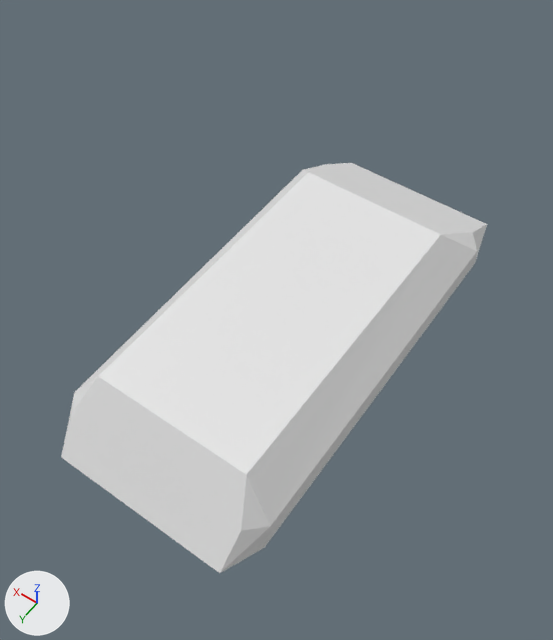
A saved change to the glTF model Resources/Models/TankT34/t34.glb.
Rendered twice from a 50 mm lens placed at (-3.01, 4.95, 7.13), pointed at (0.28, 0.34, -0.11). The lights are fixed; the arrows at lower left show +X, +Y and +Z. The first picture is the older version.

Objects in the first picture: 'hull'.
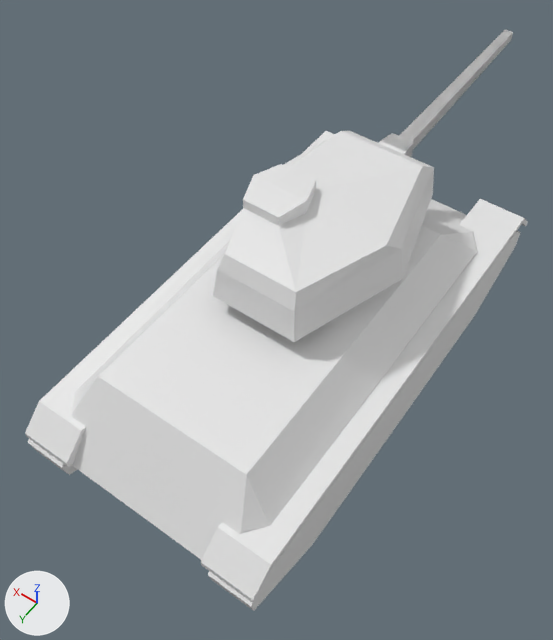
The newer file is also turned or shifted as a whole; pictures and numbers use the older file's frame.

Pixel boxes [x1, y1, x2, y2] of what changed, in the pictures (553 x 640 px):
'turret', added
    after: [213, 131, 434, 342]
'trackcoverr', added
    after: [201, 199, 528, 603]
'trackl', added
    after: [208, 231, 521, 611]
'trackcoverl', added
    after: [25, 131, 335, 467]
'barrel', added
    after: [379, 29, 513, 157]
'trackr', added
    after: [28, 439, 78, 475]

Diff of the bpy script that builds the scene:
```diff
--- a/Resources/Models/TankT34/t34.glb.py
+++ b/Resources/Models/TankT34/t34.glb.py
@@ me_cube_003 @@
+me_cube_003.from_pydata(...)  # 20 vertices, 56 faces; spans x -0.17..0.17, y -4.8..-1.26, z 1.84..2.19
@@ me_cube_002 @@
+me_cube_002.from_pydata(...)  # 42 vertices, 80 faces; spans x -0.98..0.98, y -1.55..1.15, z 1.54..2.64
@@ me_cube_005 @@
+me_cube_005.from_pydata(...)  # 16 vertices, 28 faces; spans x 0.97..1.48, y -2.71..3.22, z 0.01..0.96
@@ me_cube_004 @@
+me_cube_004.from_pydata(...)  # 16 vertices, 28 faces; spans x -1.49..-0.97, y -2.71..3.22, z 0.03..0.97
@@ me_cube_009 @@
+me_cube_009.from_pydata(...)  # 24 vertices, 44 faces; spans x -1.5..-0.88, y -2.86..3.2, z 0.72..1.12
@@ me_cube_006 @@
+me_cube_006.from_pydata(...)  # 24 vertices, 44 faces; spans x 0.88..1.5, y -2.86..3.2, z 0.72..1.12
@@ ob_barrel @@
+ob_barrel = bpy.data.objects.new('barrel', me_cube_003)
+ob_barrel.location = (0.0, 0.0, -0.84)
@@ ob_turret @@
+ob_turret = bpy.data.objects.new('turret', me_cube_002)
+ob_turret.location = (0.0, 0.0, -0.84)
@@ ob_trackr @@
+ob_trackr = bpy.data.objects.new('trackr', me_cube_005)
+ob_trackr.location = (0.0, 0.0, -0.84)
@@ ob_trackl @@
+ob_trackl = bpy.data.objects.new('trackl', me_cube_004)
+ob_trackl.location = (0.0, 0.0, -0.84)
@@ ob_trackcoverr @@
+ob_trackcoverr = bpy.data.objects.new('trackcoverr', me_cube_009)
+ob_trackcoverr.location = (0.0, 0.0, -0.84)
@@ ob_trackcoverl @@
+ob_trackcoverl = bpy.data.objects.new('trackcoverl', me_cube_006)
+ob_trackcoverl.location = (0.0, 0.0, -0.84)
```
